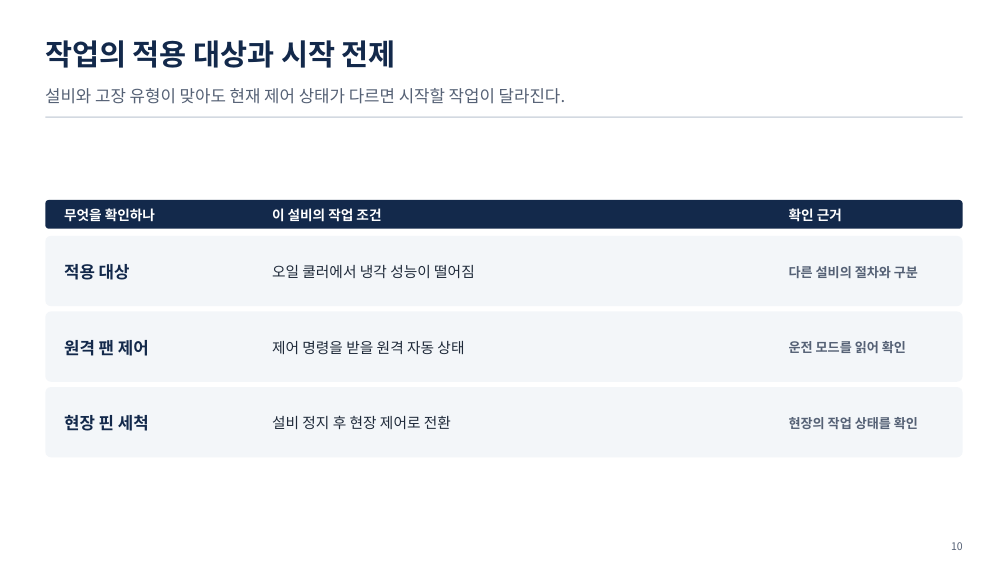
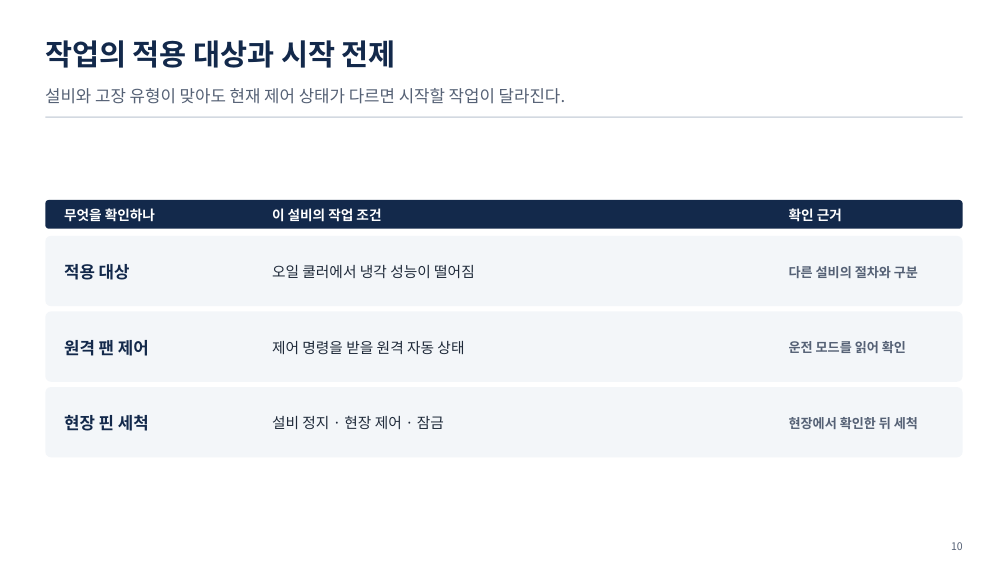
Before and after one commit to uengine-oss/hyd-iot-edu, a slide deck: slide 10 of workspace/강의제작/산출물/통합반/이론/03회차/통합반_03일차.pptx. Drawn at 1008x567 pixels with LibreOffice and Linux fonts; fonts in the diff are those of the drawing. Boxes give left, top, right and bottom in pixels: in the first picture for what was removed or moved away, otherwise in the second. Text is boxed around its words. In the diff, an @@ line names an element or a change of style, - is before the commit and + after.

```diff
--- a/workspace/강의제작/산출물/통합반/이론/03회차/통합반_03일차.pptx
+++ b/workspace/강의제작/산출물/통합반/이론/03회차/통합반_03일차.pptx
@@ text at <box>272,416,444,429</box>: text changed @@
-설비 정지 후 현장 제어로 전환
+설비 정지 · 현장 제어 · 잠금
@@ text at <box>789,417,918,429</box>: text changed @@
-현장의 작업 상태를 확인
+현장에서 확인한 뒤 세척
```
Also in this commit, not shown: 7 other slides changed, 9 other files.
